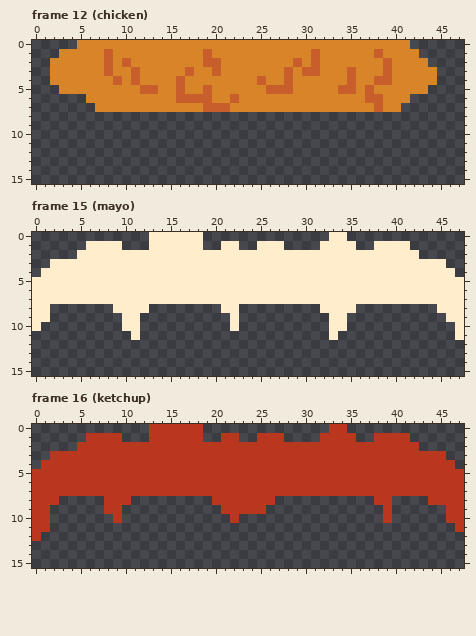
File history of a pixel-art file, assets/ingredients.ase. The picture above was drawn from the file before the commit.
48x16 pixels, 16 frames. Shown: frame 12 (chicken), frame 15 (mayo), frame 16 (ketchup). The commit also changed other frames, which this record leaves out.
After:
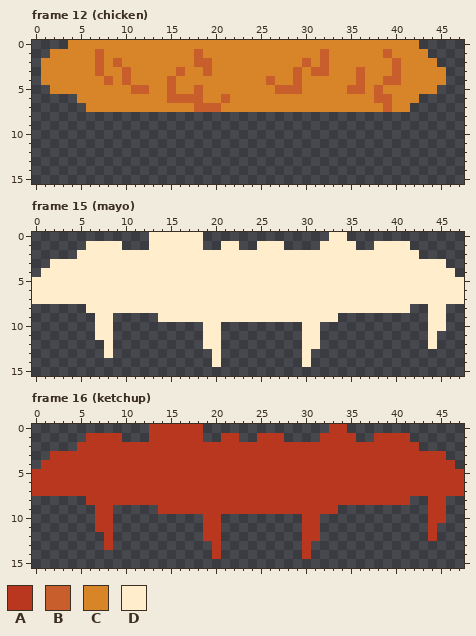
Palette (. is transparent): A #b9371e  B #c95e2d  C #d8852a  D #ffedcc
From old to new:
Frame 12 (chicken):
y 0: x 4 . -> C; x 42 . -> C
y 1: x 2 . -> C; x 7..8 CB -> BC; x 18..19 CB -> BC; x 31..32 BC -> CB; x 38..39 BC -> CB; x 43 . -> C
y 2: x 1 . -> C; x 7..10 CBCB -> BCBC; x 18 C -> B; x 20 B -> C; x 29..32 BCBC -> CBCB; x 39..40 BC -> CB; x 44 . -> C
y 3: x 1 . -> C; x 7..8 CB -> BC; x 10..11 CB -> BC; x 16..17 CB -> BC; x 19..20 CB -> BC; x 28..30 BCB -> CBC; x 32 C -> B; x 35..36 BC -> CB; x 39..40 BC -> CB; x 45 . -> C
y 4: x 1 . -> C; x 8..11 CBCB -> BCBC; x 15..16 CB -> BC; x 25..26 BC -> CB; x 28..29 BC -> CB; x 35..36 BC -> CB; x 38 B -> C; x 40 C -> B; x 45 . -> C
y 5: x 2 . -> C; x 11 C -> B; x 13 B -> C; x 15..16 CB -> BC; x 18..19 CB -> BC; x 26 B -> C; x 29 C -> B; x 34 B -> C; x 36..38 CBC -> BCB; x 44 . -> C
y 6: x 5 . -> C; x 15 C -> B; x 19 B -> C; x 21..22 CB -> BC; x 37 B -> C; x 39 C -> B; x 42 . -> C
y 7: x 6 . -> C; x 18 C -> B; x 21 B -> C; x 38..39 BC -> CB; x 41 . -> C
Frame 15 (mayo):
y 8: x 0..1 DD -> ..; x 6..8 ... -> DDD; x 13..20 ........ -> DDDDDDDD; x 23..31 ......... -> DDDDDDDDD; x 36..41 ...... -> DDDDDD; x 44 . -> D; x 46..47 DD -> ..
y 9: x 0..1 DD -> ..; x 7..8 .. -> DD; x 10..11 DD -> ..; x 14..21 ........ -> DDDDDDDD; x 23..32 .......... -> DDDDDDDDDD; x 34 D -> .; x 44..47 ..DD -> DD..
y 10: x 0 D -> .; x 7..8 .. -> DD; x 10..11 DD -> ..; x 19..20 .. -> DD; x 22 D -> .; x 30..31 .. -> DD; x 33..34 DD -> ..; x 44..45 .. -> DD; x 47 D -> .
y 11: x 7..8 .. -> DD; x 11 D -> .; x 19..20 .. -> DD; x 30..31 .. -> DD; x 33 D -> .; x 44 . -> D; x 47 D -> .
y 12: x 8 . -> D; x 19..20 .. -> DD; x 30..31 .. -> DD; x 44 . -> D
y 13: x 8 . -> D; x 20 . -> D; x 30 . -> D
y 14: x 20 . -> D; x 30 . -> D
Frame 16 (ketchup):
y 8: x 0..2 AAA -> ...; x 6..7 .. -> AA; x 11..19 ......... -> AAAAAAAAA; x 27..37 ........... -> AAAAAAAAAAA; x 40..41 .. -> AA; x 46..47 AA -> ..
y 9: x 0..1 AA -> ..; x 7 . -> A; x 9 A -> .; x 14..20 ....... -> AAAAAAA; x 26..33 ........ -> AAAAAAAA; x 39 A -> .; x 44..47 ..AA -> AA..
y 10: x 0..1 AA -> ..; x 7..9 ..A -> AA.; x 19..20 .. -> AA; x 22 A -> .; x 30..31 .. -> AA; x 39 A -> .; x 44..47 ..AA -> AA..
y 11: x 0..1 AA -> ..; x 7..8 .. -> AA; x 19..20 .. -> AA; x 30..31 .. -> AA; x 44 . -> A; x 47 A -> .
y 12: x 0 A -> .; x 8 . -> A; x 19..20 .. -> AA; x 30..31 .. -> AA; x 44 . -> A
y 13: x 8 . -> A; x 20 . -> A; x 30 . -> A
y 14: x 20 . -> A; x 30 . -> A
Pixel boxes of the changes (left, top, right, bottom) in both pictures:
changed: (41, 40, 446, 112)
erased: (32, 304, 50, 331)
changed: (86, 304, 464, 367)
erased: (32, 496, 59, 541)
changed: (86, 496, 464, 559)
